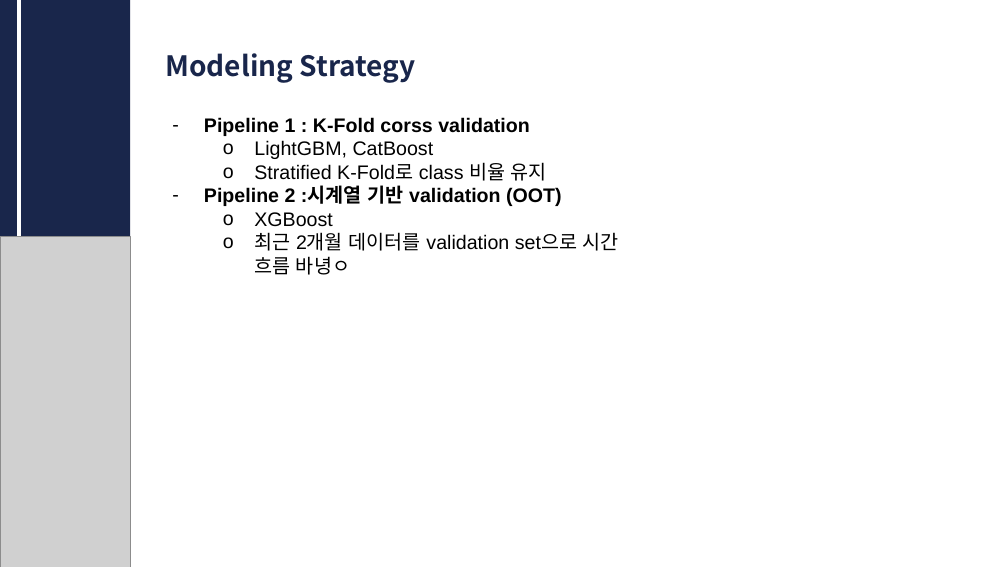
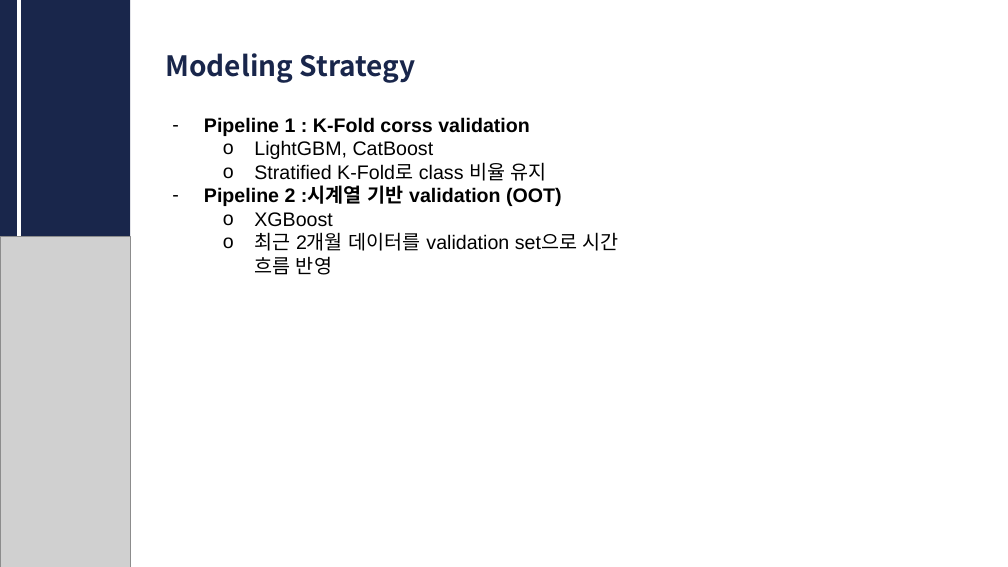
Before and after one commit to CUAI-CAU/2026-01-Week5_Datathon-Presentation, a slide deck: slide 5 of Team 6/CUAI_Datathon_6team.pptx. Drawn at 1008x567 pixels with LibreOffice and Linux fonts; fonts in the diff are those of the drawing; grey boxes stand for pictures. Boxes give left, top, right and bottom in pixels: in the first picture for what was removed or moved away, otherwise in the second. Text is boxed around its words. In the diff, an @@ line names an element or a change of style, - is before the commit and + after.

```diff
--- a/Team 6/CUAI_Datathon_6team.pptx
+++ b/Team 6/CUAI_Datathon_6team.pptx
@@ text at (254, 232, 619, 275): text changed @@
-  o 최근 2개월 데이터를 validation set으로 시간 흐름 바녕ㅇ
+  o 최근 2개월 데이터를 validation set으로 시간 흐름 반영
```
